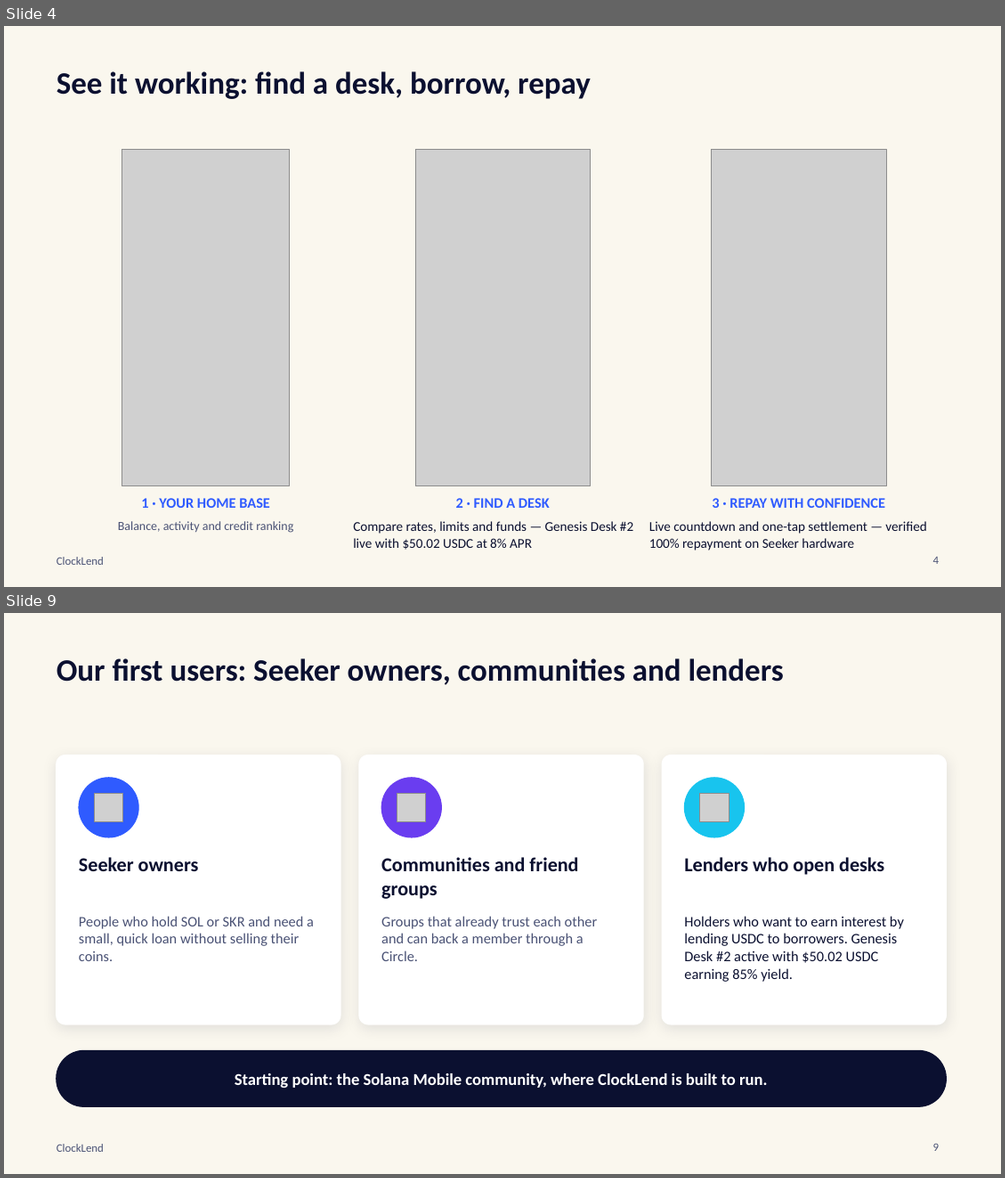
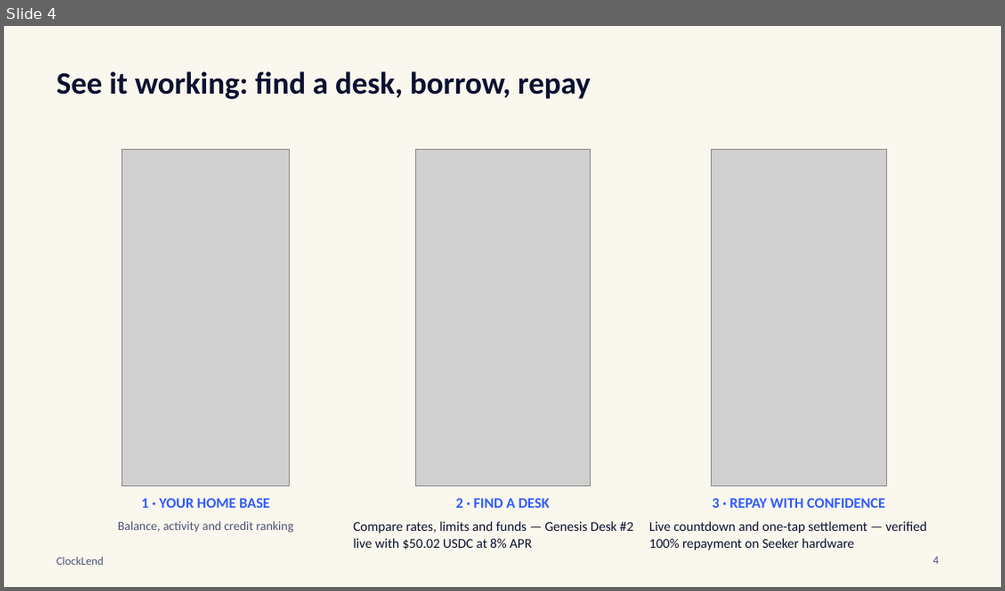
Before and after one commit to luckysitara/ClockLend, a slide deck: docs/ClockLend_Pitch_Deck_CLOCKIN.pptx. Shown one above the other, each under a label of ours: slides 4 and 9 before the commit, slide 4 after it; the slides between them are not shown. The pictures are 1005x1178 and 1005x591 pixels, drawn with LibreOffice and Linux fonts; fonts in the diff are those of the drawing; grey boxes stand for pictures. Boxes give left, top, right and bottom in pixels: in the first picture for what was removed or moved away, otherwise in the second. Text is boxed around its words. In the diff, an @@ line names an element or a change of style, - is before the commit and + after.

```diff
--- a/docs/ClockLend_Pitch_Deck_CLOCKIN.pptx
+++ b/docs/ClockLend_Pitch_Deck_CLOCKIN.pptx
@@ slide 9 removed at bbox=[4, 613, 1001, 1174], background #FAF7EE; not listed: 1 template element that a slide beside it also shows @@
@@ text removed at bbox=[57, 658, 784, 685] @@
-Our first users: Seeker owners, communities and lenders
@@ rounded rectangle removed at bbox=[57, 755, 340, 1024] @@
@@ rounded rectangle removed at bbox=[359, 755, 643, 1024] @@
@@ rounded rectangle removed at bbox=[662, 755, 947, 1024] @@
@@ ellipse removed at bbox=[79, 778, 138, 837] @@
@@ picture removed at bbox=[95, 793, 123, 821] @@
@@ ellipse removed at bbox=[381, 778, 442, 837] @@
@@ picture removed at bbox=[397, 793, 426, 821] @@
@@ ellipse removed at bbox=[685, 778, 744, 837] @@
@@ picture removed at bbox=[700, 793, 728, 821] @@
@@ text removed at bbox=[79, 857, 199, 871] @@
-Seeker owners
@@ text removed at bbox=[381, 857, 578, 899] @@
-Communities and friend groups
@@ text removed at bbox=[684, 857, 884, 875] @@
-Lenders who open desks
@@ text removed at bbox=[79, 916, 314, 961] @@
-People who hold SOL or SKR and need a small, quick loan without selling their coins.
@@ text removed at bbox=[381, 916, 597, 961] @@
-Groups that already trust each other and can back a member through a Circle.
@@ text removed at bbox=[684, 916, 904, 981] @@
-Holders who want to earn interest by lending USDC to borrowers. Genesis Desk #2 active with $50.02 USDC earning 85% yield.
@@ rounded rectangle removed at bbox=[57, 1051, 947, 1107] @@
@@ text removed at bbox=[235, 1073, 768, 1087] @@
-Starting point: the Solana Mobile community, where ClockLend is built to run.
@@ page number removed at bbox=[933, 1143, 938, 1151] @@
-9
```
Also in this commit, not shown: 8 slides changed, 3 slides added, 3 other slides removed, 2 other files.
